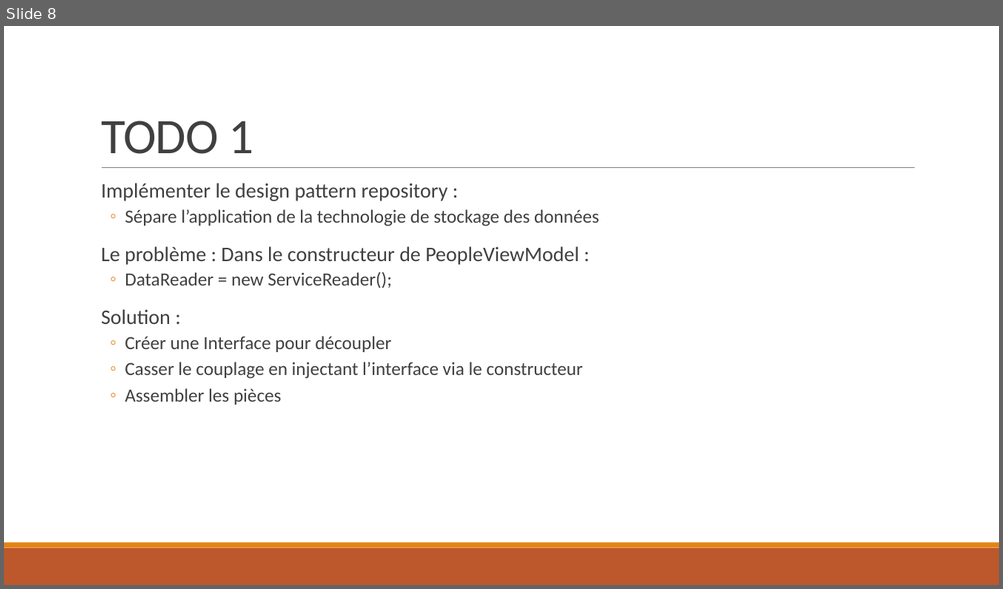
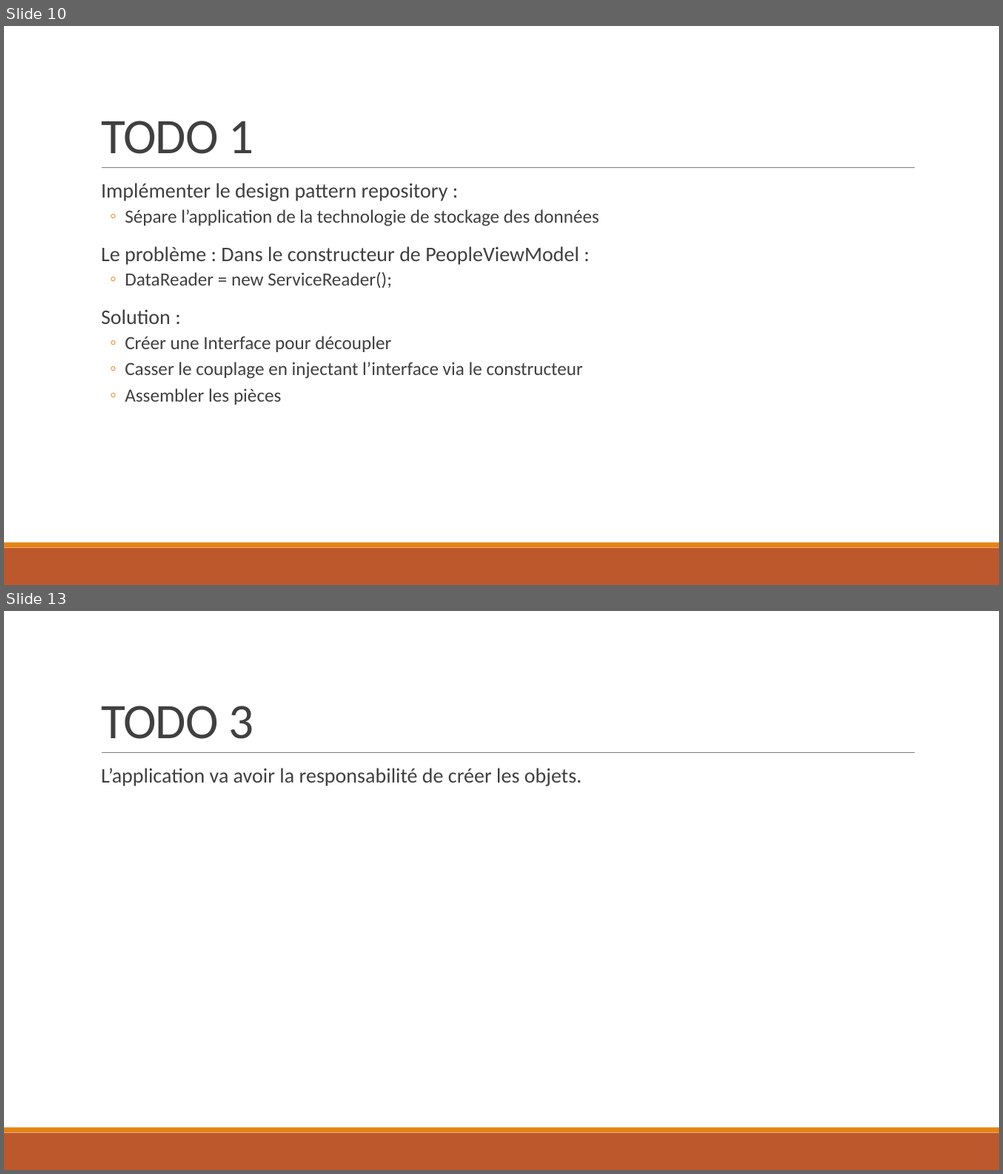
Before and after one commit to Sybaris-Classroom/Exercices, a slide deck: DependencyInjection/Exercice DependencyInjection.pptx. Shown one above the other, each under a label of ours: slide 8 before the commit, slides 10 and 13 after it; the slides between them are not shown. The pictures are 1003x589 and 1003x1174 pixels, drawn with LibreOffice and Linux fonts; fonts in the diff are those of the drawing. Boxes give left, top, right and bottom in pixels: in the first picture for what was removed or moved away, otherwise in the second. Text is boxed around its words. In the diff, an @@ line names an element or a change of style, - is before the commit and + after.

```diff
--- a/DependencyInjection/Exercice DependencyInjection.pptx
+++ b/DependencyInjection/Exercice DependencyInjection.pptx
@@ slide 13 added at <box>4,611,999,1170</box>, background #FFFFFF; not listed: 3 template elements that a slide beside it also shows @@
@@ title added at <box>101,706,254,739</box>, 48 pt, text #404040 @@
+TODO 3
@@ text added at <box>101,768,581,786</box>, 20 pt, text #404040 @@
+  L’application va avoir la responsabilité de créer les objets.
@@ what was slide 8 is now slide 10 @@
```
Also in this commit, not shown: 7 slides changed, 7 other slides added, 1 other file.
